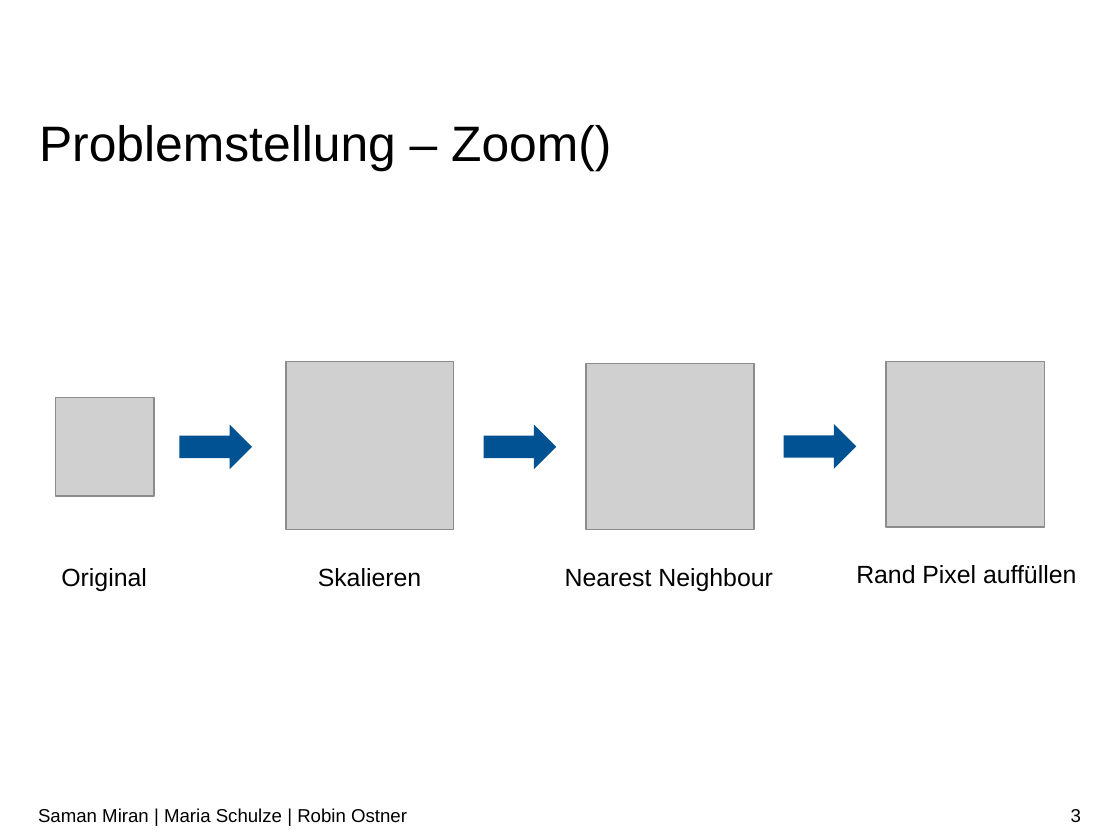
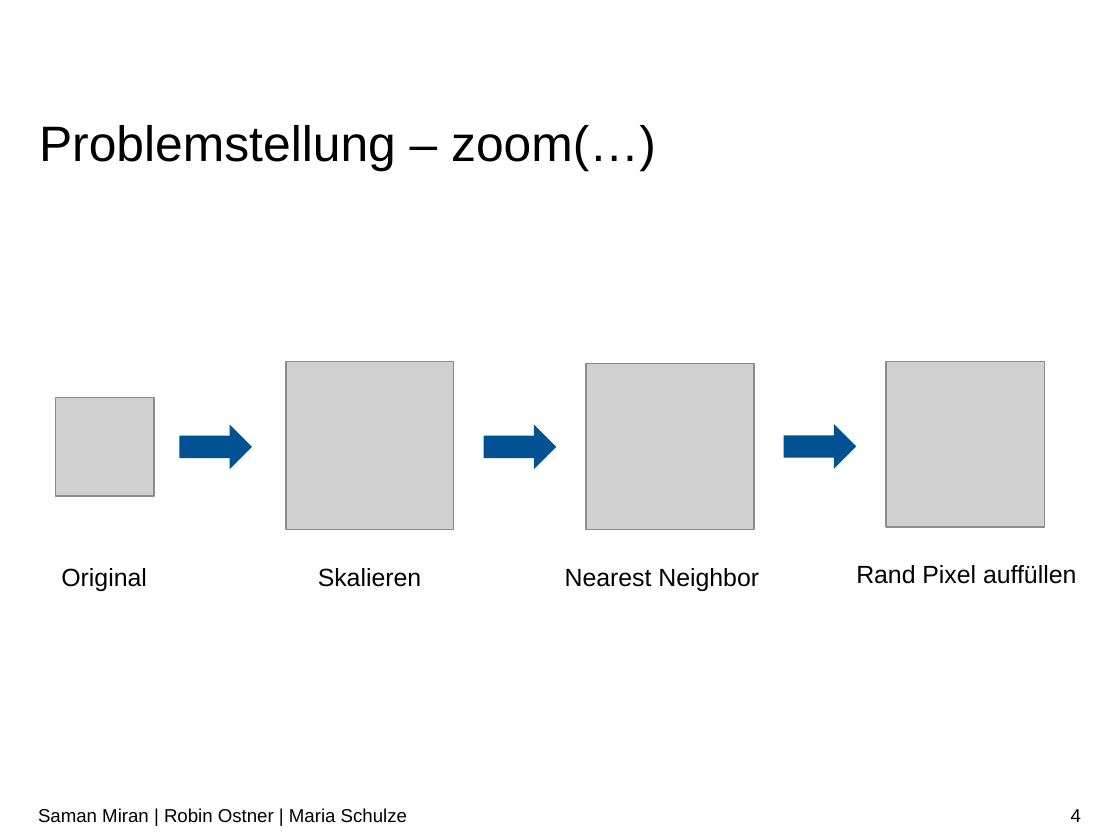
Before and after one commit to RobinOstner/bestASP, a slide deck: slide 4 of Praktikum ASP – Team 15.pptx (slide 3 before the commit). Drawn at 1120x840 pixels with LibreOffice and Linux fonts; fonts in the diff are those of the drawing; grey boxes stand for pictures; background and template pictures are left out. Boxes give left, top, right and bottom in pixels: in the first picture for what was removed or moved away, otherwise in the second. Text is boxed around its words. In the diff, an @@ line names an element or a change of style, - is before the commit and + after.

Commit message:
Powerpoint Problemstellung Folie

```diff
--- a/Praktikum ASP – Team 15.pptx
+++ b/Praktikum ASP – Team 15.pptx
@@ title at <box>39,125,656,172</box>: text changed @@
-Problemstellung – Zoom()
+Problemstellung – zoom(…)
@@ text at <box>565,568,759,591</box>: text changed @@
-Nearest Neighbour
+Nearest Neighbor
@@ text at <box>38,808,407,823</box>: text changed @@
-Saman Miran | Maria Schulze | Robin Ostner
+Saman Miran | Robin Ostner | Maria Schulze
@@ page number at <box>1071,809,1081,822</box>: text changed @@
-3
+4
```
Also in this commit, not shown: 11 other slides changed, 2 slides added.
